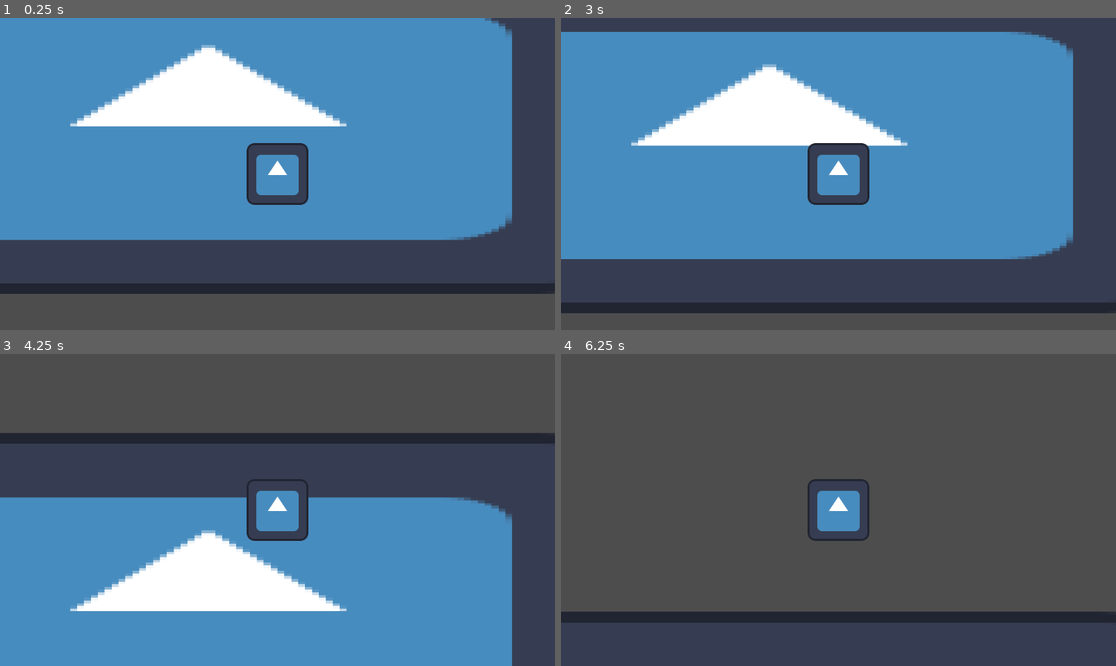
Above: before the commit, frames 1-4 (two rows, left to right).
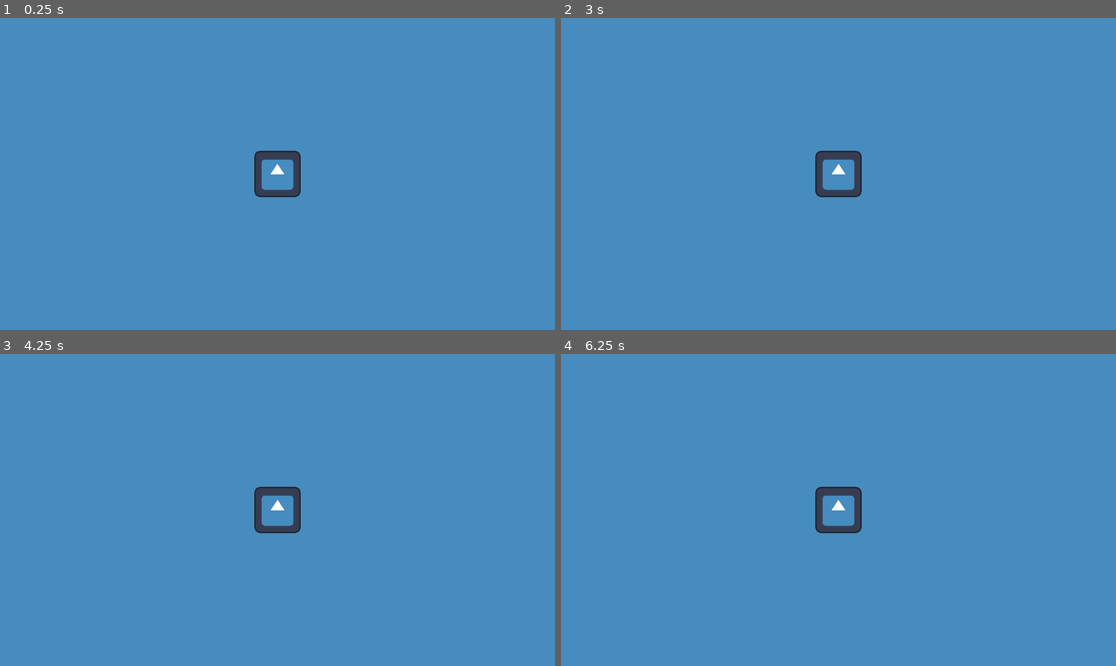
Above: after the commit, the same moments.

Repository: Likvik89/Built-to-scale
Game: Godot game, scene res://Scenes/level.tscn
Same seed, same stepped clock (60 frames per second), same inputs: the game is played once before the commit and once after it. The engine's default icon, where the game draws it, is replaced by a stand-in: a white triangle on a blue panel in a dark square.
Inputs:
- Up to frame 1 (0.25 s): no input
- Up to frame 2 (3 s): tap Enter at 0.5, 2 s; hold D (move_right) 0.53-1.28 s; tap Space at 1.25, 2.75 s; hold S (move_down) 1.28-2.03 s; hold D (move_right) 2.03-2.78 s; hold W (move_up) from 2.78 s (still down)
- Up to frame 3 (4.25 s): release W (move_up) at 3.53 s; hold A (move_left) from 3.53 s (still down)
- Up to frame 4 (6.25 s): release A (move_left) at 5.03 s; hold S (move_down) 5.03-5.78 s; hold D (move_right) from 5.78 s (still down)

The runs differ from the first frame. In frame 1, 43% of the frame differs, in the area x 0-100%, y 0-100%; in frame 2, 42%; in frame 3, 58%; in frame 4, 99%.

Commit message:
mor moven't

Diff:
--- a/Scenes/level.tscn
+++ b/Scenes/level.tscn
@@ -6,8 +6,8 @@
 [node name="Level" type="Node2D"]
 
 [node name="Sprite2D2" type="Sprite2D" parent="."]
-position = Vector2(768.5, 151.5)
-scale = Vector2(14.3359, 5.61719)
+position = Vector2(3609, -703)
+scale = Vector2(297.656, 175.813)
 texture = ExtResource("2_hu5f0")
 
 [node name="Player" parent="." instance=ExtResource("1_smtau")]
--- a/Scenes/player.tscn
+++ b/Scenes/player.tscn
@@ -18,3 +18,4 @@
 shape = SubResource("RectangleShape2D_6hr46")
 
 [node name="Camera2D" type="Camera2D" parent="."]
+zoom = Vector2(0.75, 0.75)
--- a/Scripts/player.gd
+++ b/Scripts/player.gd
@@ -1,21 +1,25 @@
 extends RigidBody2D
 
 var speed = 0
-const acceleration = 20
+const acceleration = 60
 const deacceleration = 2
 var stopping_power = 0.9
 const maxspeed = 200
 var dashing = false
-
+var X = 0
+var Y = 0
 
 func _physics_process(delta):
 
-	print(speed)
-
 	if not dashing:
+		linear_velocity.limit_length(2)
 		if speed > maxspeed:
 			speed = maxspeed
 		pass
+
+
+
+
 
 	if Input.is_action_pressed("move_up") or Input.is_action_pressed("move_down") or Input.is_action_pressed("move_left") or Input.is_action_pressed("move_right"):
 		speed += acceleration
@@ -23,12 +27,23 @@
 		if speed > 0:
 			speed -= deacceleration
 		linear_velocity = linear_velocity*stopping_power
+		if linear_velocity.length() < 0:
+			linear_velocity = Vector2(0,0)
+
 
 	if Input.is_action_pressed("move_up"):
-		linear_velocity = Vector2(0,-1)*speed
-	if Input.is_action_pressed("move_down"):
-		print("down")
+		#linear_velocity += Vector2(0,-1)*speed
+		Y = -1
+	elif Input.is_action_pressed("move_down"):
+		#linear_velocity += Vector2(0,1)*speed
+		Y = 1
+	else: Y = 0
 	if Input.is_action_pressed("move_left"):
-		print("left")
-	if Input.is_action_pressed("move_right"):
-		print("right")
+		#linear_velocity += Vector2(-1,0)*speed
+		X = -1
+	elif Input.is_action_pressed("move_right"):
+		#linear_velocity += Vector2(1,0)*speed
+		X = 1
+	else: X = 0
+
+	linear_velocity = Vector2(X,Y)*speed
--- a/project.godot
+++ b/project.godot
@@ -37,6 +37,11 @@
 "events": [Object(InputEventKey,"resource_local_to_scene":false,"resource_name":"","device":-1,"window_id":0,"alt_pressed":false,"shift_pressed":false,"ctrl_pressed":false,"meta_pressed":false,"pressed":false,"keycode":0,"physical_keycode":68,"key_label":0,"unicode":100,"echo":false,"script":null)
 ]
 }
+move_dash={
+"deadzone": 0.5,
+"events": [Object(InputEventKey,"resource_local_to_scene":false,"resource_name":"","device":-1,"window_id":0,"alt_pressed":false,"shift_pressed":false,"ctrl_pressed":false,"meta_pressed":false,"pressed":false,"keycode":0,"physical_keycode":32,"key_label":0,"unicode":32,"echo":false,"script":null)
+]
+}
 
 [rendering]
 
